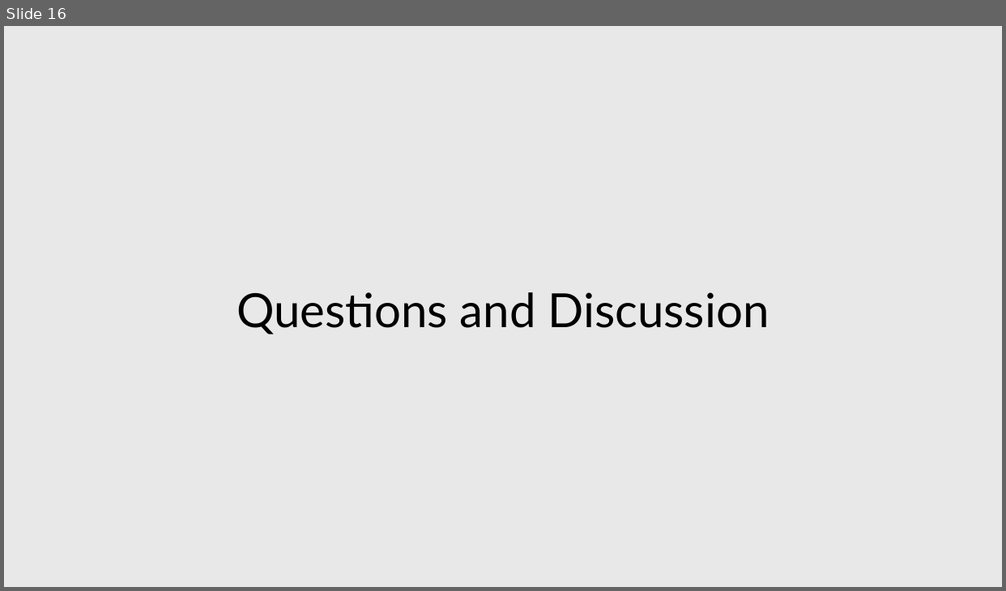
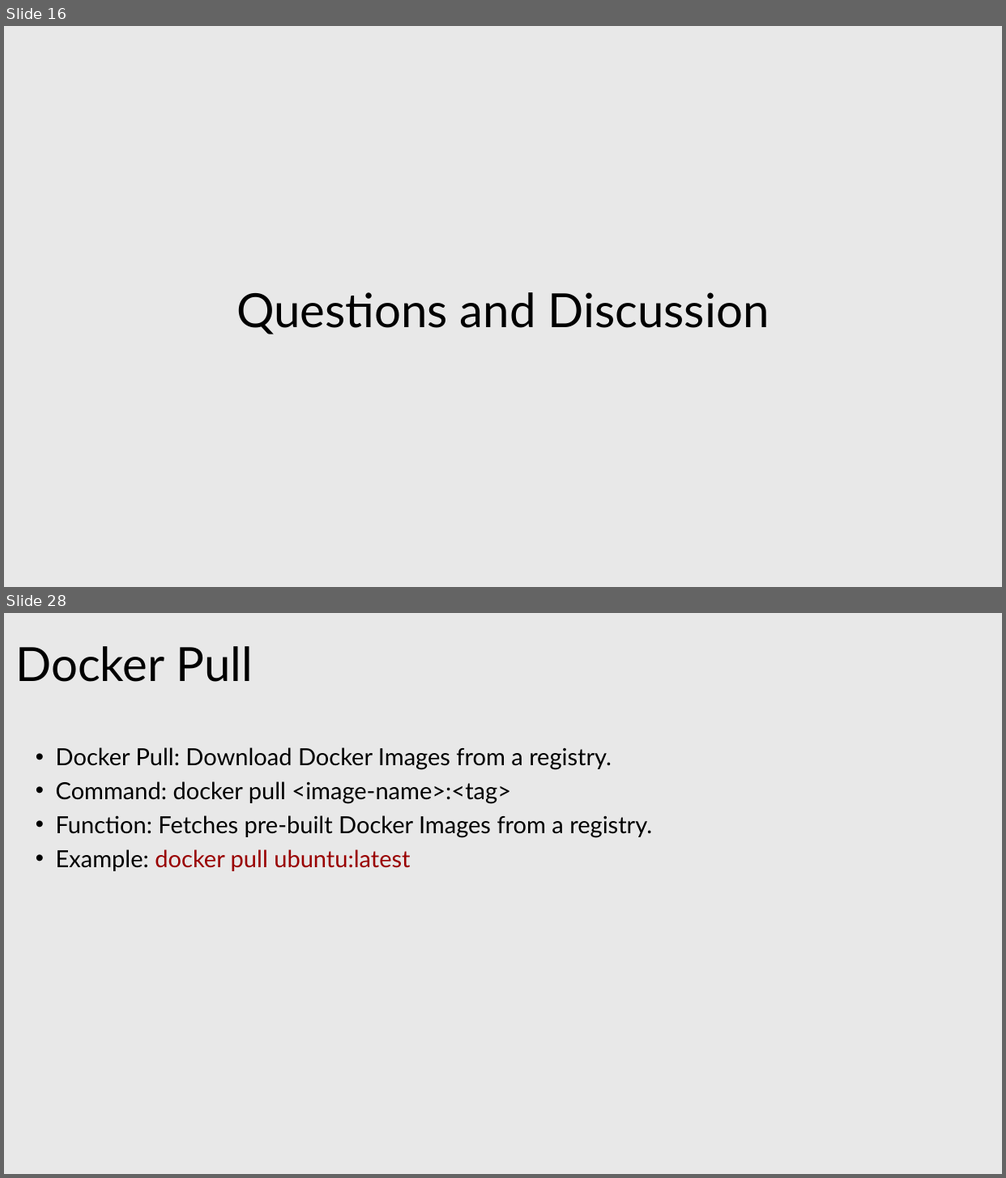
Before and after one commit to tranphuquy19/QA-DevOps-training, a slide deck: DevOps Principles and Practices for QA Professionals.pptx. Shown one above the other, each under a label of ours: slide 16 before the commit, slides 16 and 28 after it; the slides between them are not shown. The pictures are 1006x591 and 1006x1178 pixels, drawn with LibreOffice and Linux fonts; fonts in the diff are those of the drawing. Boxes give left, top, right and bottom in pixels: in the first picture for what was removed or moved away, otherwise in the second. Text is boxed around its words. In the diff, an @@ line names an element or a change of style, - is before the commit and + after.

```diff
--- a/DevOps Principles and Practices for QA Professionals.pptx
+++ b/DevOps Principles and Practices for QA Professionals.pptx
@@ slide 28 added at (x1=4, y1=613, x2=1002, y2=1174), background #E8E8E8 @@
@@ text added at (x1=15, y1=646, x2=253, y2=682), 68 pt, text #000000 @@
+Docker Pull
@@ text added at (x1=56, y1=747, x2=652, y2=871), 34 pt, text #000000 @@
+  • Docker Pull: Download Docker Images from a registry.
+  • Command: docker pull <image-name>:<tag>
+  • Function: Fetches pre-built Docker Images from a registry.
+  • Example: docker pull ubuntu:latest
```
Also in this commit, not shown: 2 slides changed, 27 other slides added, 18 other files.
